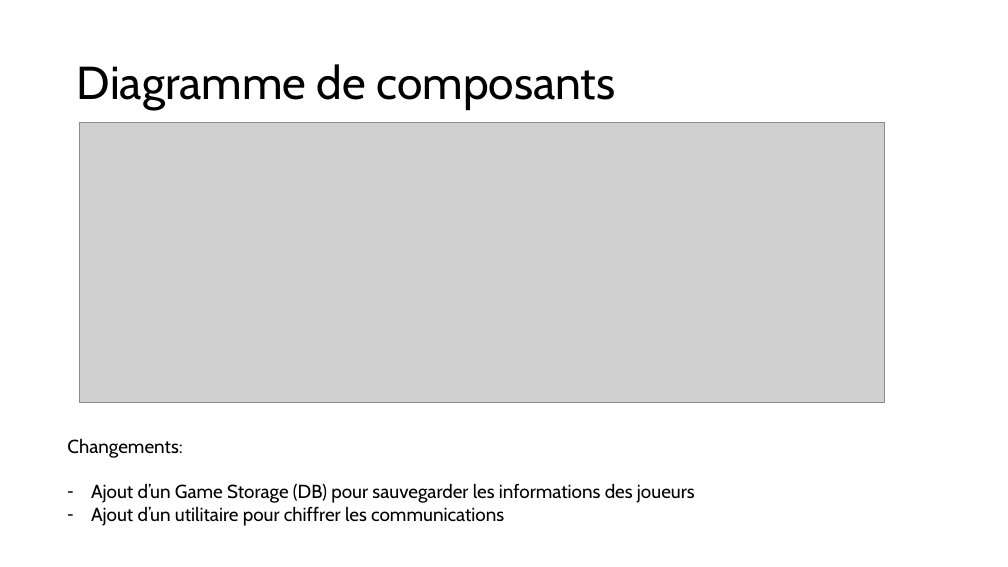
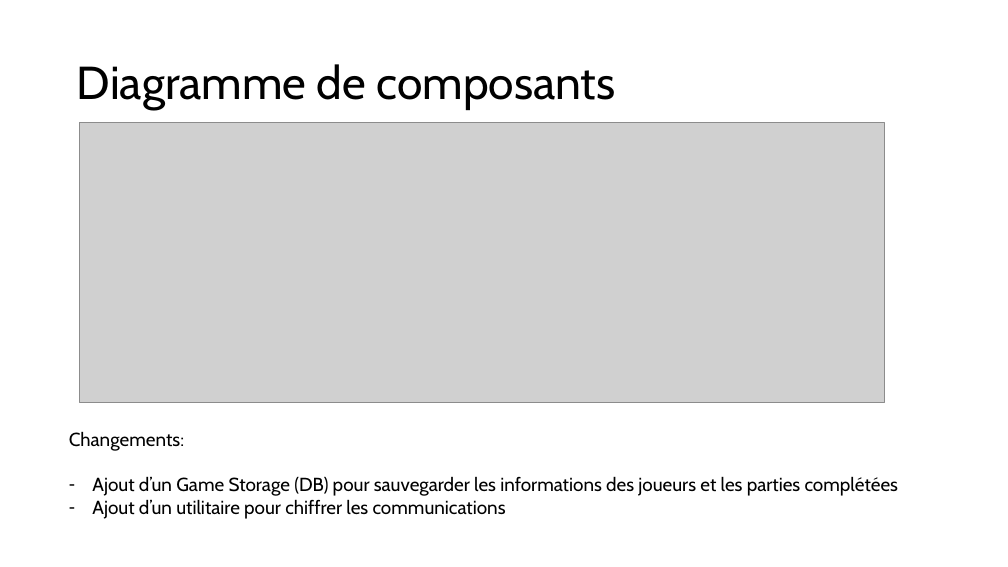
Before and after one commit to RobinSteiger/ASAD, a slide deck: slide 11 of doc/presentation.pptx. Drawn at 1008x567 pixels with LibreOffice and Linux fonts; fonts in the diff are those of the drawing; grey boxes stand for pictures. Boxes give left, top, right and bottom in pixels: in the first picture for what was removed or moved away, otherwise in the second. Text is boxed around its words. In the diff, an @@ line names an element or a change of style, - is before the commit and + after.

Commit message:
updated ppt

```diff
--- a/doc/presentation.pptx
+++ b/doc/presentation.pptx
@@ text "Changements:": place and size @@
-text "Changements:" at (67,439,695,526)
+text "Changements:" at (69,431,898,519)
@@ text at (92,476,898,496): text changed @@
-– Ajout d’un Game Storage (DB) pour sauvegarder les informations des joueurs
+– Ajout d’un Game Storage (DB) pour sauvegarder les informations des joueurs et les parties complétées
```
